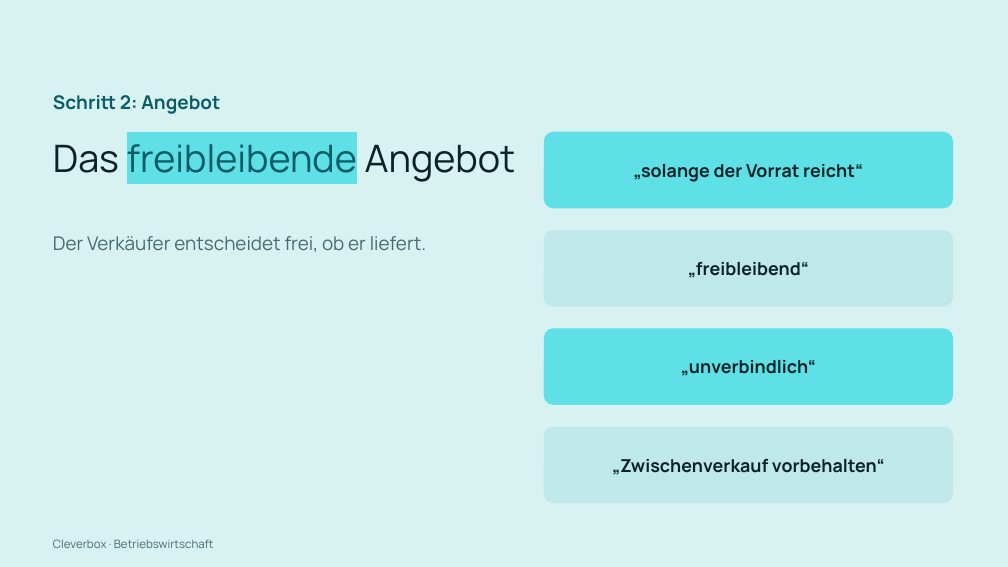
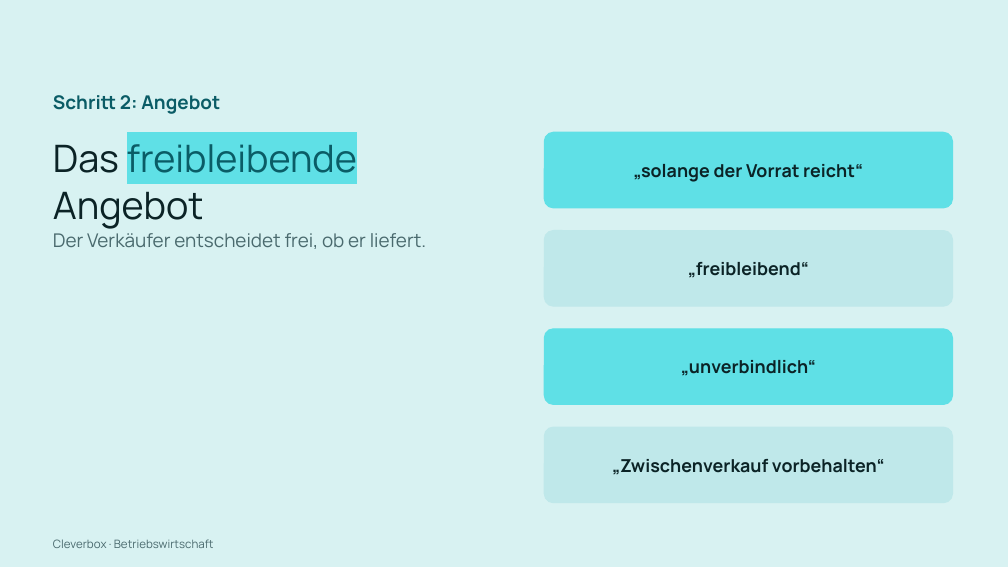
Before and after one commit to arminheske/claudecloud, a slide deck: slide 36 of videoslides/cleverbox-abwicklung-kauf-slides.pptx. Drawn at 1008x567 pixels with LibreOffice and Linux fonts; fonts in the diff are those of the drawing. Boxes give left, top, right and bottom in pixels: in the first picture for what was removed or moved away, otherwise in the second. Text is boxed around its words. In the diff, an @@ line names an element or a change of style, - is before the commit and + after.

```diff
--- a/videoslides/cleverbox-abwicklung-kauf-slides.pptx
+++ b/videoslides/cleverbox-abwicklung-kauf-slides.pptx
@@ text at [53,144,357,229]: text changed @@
-Das freibleibende Angebot
+Das freibleibende
+Angebot
```
Also in this commit, not shown: 60 other slides changed, 1 other file.
